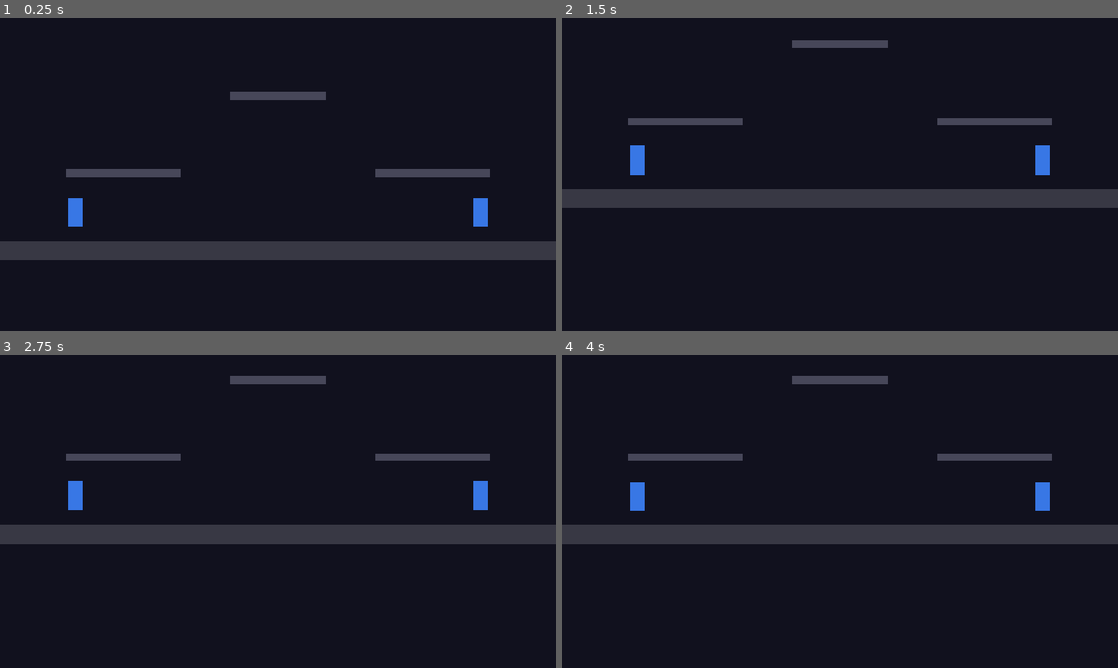
Above: before the commit, frames 1-4 (two rows, left to right).
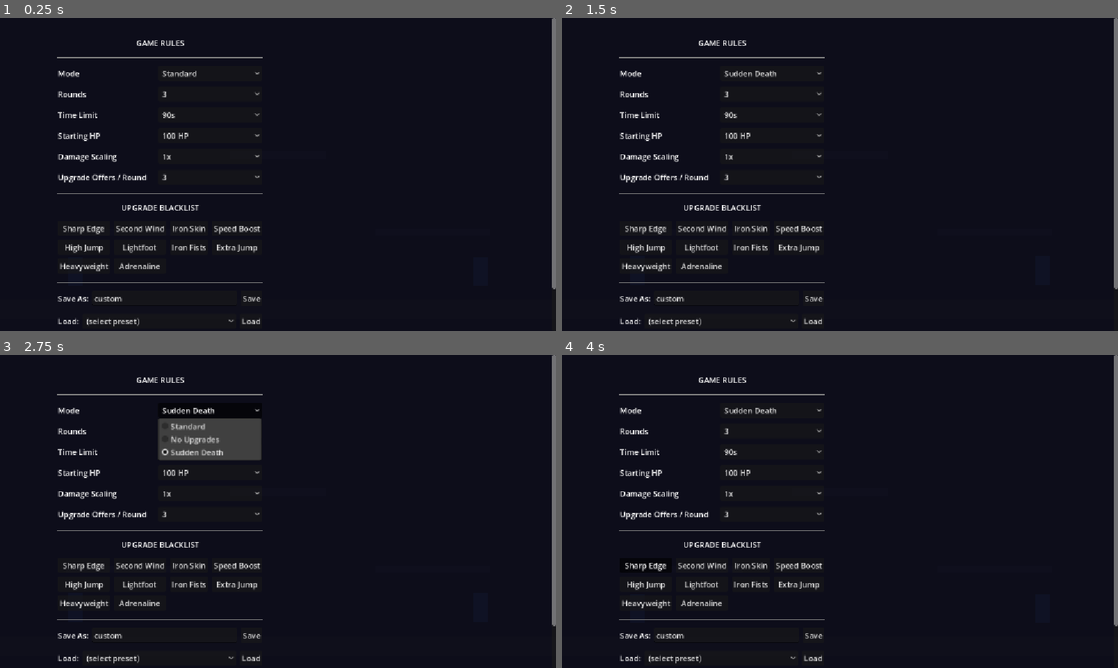
Above: after the commit, the same moments.

Repository: SamGrayCodes/RogueFighter
Game: Godot game, scene res://scenes/game/GameWorld.tscn
Same seed, same stepped clock (60 frames per second), same inputs: the game is played once before the commit and once after it.
Inputs (mouse positions are in pixels of both pictures, inside the frame that each line leads up to):
- Up to frame 1 (0.25 s): no input
- Up to frame 2 (1.5 s): click (773, 74) at 0.5 s, where only the run after the commit has a clickable "Standard"; click (773, 115) at 1.25 s, where only the run after the commit has a clickable "90s"
- Up to frame 3 (2.75 s): click (211, 411) at 2 s, where only the run after the commit has a clickable "Sudden Death"
- Up to frame 4 (4 s): click (773, 492) at 2.75 s, where only the run after the commit has a clickable "1x"; click (645, 564) at 3.5 s, where only the run after the commit has a clickable "Sharp Edge"

The runs differ from the first frame. In frame 1, 11% of the frame differs, in the area x 0-100%, y 0-99%; in frame 2, 11%; in frame 3, 14%; in frame 4, 11%.

Commit message:
Add rule customization and dynamic game modes
Introduce a RulesEditor interface for modifying game rules such as mode, round count, and damage scaling. Implement new game modes, NoUpgradesMode and SuddenDeathMode, providing diverse gameplay scenarios. Enhance logic to apply configurable rules, affecting combat resolution and round mechanics.

Diff:
--- a/autoloads/GameState.gd
+++ b/autoloads/GameState.gd
@@ -24,11 +24,24 @@
 var phase: MatchPhase = MatchPhase.LOBBY
 var players: Array[PlayerData] = []
 var current_round: int = 0
+var active_rules: GameRules
+var active_mode: GameMode
 var combat_resolver: CombatResolver
 
 func _ready() -> void:
+	active_rules = GameRules.new()
+	active_mode = StandardMode.new()
 	combat_resolver = CombatResolver.new()
 	add_child(combat_resolver)
+
+func get_mode_for_id(id: StringName) -> GameMode:
+	match id:
+		&"no_upgrades":
+			return NoUpgradesMode.new()
+		&"sudden_death":
+			return SuddenDeathMode.new()
+		_:
+			return StandardMode.new()
 
 func set_phase(new_phase: MatchPhase) -> void:
 	phase = new_phase
--- a/scenes/game/GameWorld.tscn
+++ b/scenes/game/GameWorld.tscn
@@ -1,9 +1,10 @@
-[gd_scene load_steps=5 format=3]
+[gd_scene load_steps=6 format=3]
 
 [ext_resource type="Script" path="res://scripts/game/GameWorld.gd" id="1"]
 [ext_resource type="PackedScene" path="res://scenes/stages/Stage01.tscn" id="2"]
 [ext_resource type="PackedScene" path="res://scenes/characters/Sam.tscn" id="3"]
 [ext_resource type="PackedScene" path="res://scenes/ui/UpgradeScreen.tscn" id="4"]
+[ext_resource type="PackedScene" path="res://scenes/ui/RulesEditor.tscn" id="5"]
 
 [node name="GameWorld" type="Node2D"]
 script = ExtResource("1")
@@ -17,6 +18,8 @@
 
 [node name="UpgradeScreen" parent="." instance=ExtResource("4")]
 
+[node name="RulesEditor" parent="." instance=ExtResource("5")]
+
 [node name="Sam_P1" parent="." instance=ExtResource("3")]
 position = Vector2(-420.0, 220.0)
 player_index = 0
--- /dev/null
+++ b/scenes/ui/RulesEditor.tscn
@@ -0,0 +1,8 @@
+[gd_scene load_steps=2 format=3]
+
+[ext_resource type="Script" path="res://scripts/ui/RulesEditor.gd" id="1"]
+
+[node name="RulesEditor" type="CanvasLayer"]
+layer = 10
+visible = false
+script = ExtResource("1")
--- a/scripts/combat/CombatResolver.gd
+++ b/scripts/combat/CombatResolver.gd
@@ -9,7 +9,7 @@
 		return
 
 	var rage_bonus: float = 1.0 + (1.0 - (target.current_hp / target.stats.max_hp)) * RAGE_SCALE
-	var scaled_damage: float = attack_data.damage * attacker.stats.attack_power
+	var scaled_damage: float = attack_data.damage * attacker.stats.attack_power * GameState.active_rules.damage_scaling
 	target.current_hp -= scaled_damage
 	target.current_hp = maxf(target.current_hp, 0.0)
 
--- a/scripts/game/GameWorld.gd
+++ b/scripts/game/GameWorld.gd
@@ -1,34 +1,29 @@
 class_name GameWorld
 extends Node2D
-
-@export var round_count: int = 3
 
 var _active_characters: Array[CharacterBase] = []
 var _all_characters: Array[CharacterBase] = []
 var _current_stage: StageBase
 var _round_timer: float = 0.0
-var _round_time_limit: float = 90.0
 var _is_round_active: bool = false
 var _active_mode: GameMode
 
 @onready var _camera: Camera2D = $Camera2D
 @onready var _hud: CanvasLayer = $HUD
 @onready var _upgrade_screen: UpgradeScreen = $UpgradeScreen
+@onready var _rules_editor: RulesEditor = $RulesEditor
 
 func _ready() -> void:
 	_current_stage = _find_stage()
 	_collect_characters()
-	_active_mode = StandardMode.new()
-	GameState.phase_changed.connect(_on_phase_changed)
-	GameState.set_phase(GameState.MatchPhase.ROUND_ACTIVE)
-	_reset_characters()
-	_start_round()
+	_rules_editor.rules_applied.connect(_on_rules_applied, CONNECT_ONE_SHOT)
+	_rules_editor.show()
 
 func _physics_process(delta: float) -> void:
 	if not _is_round_active:
 		return
 	_round_timer -= delta
-	if _round_timer <= 0.0 and _round_time_limit > 0.0:
+	if _round_timer <= 0.0 and GameState.active_rules.round_time_limit > 0.0:
 		_end_round()
 		return
 	_update_camera()
@@ -53,7 +48,7 @@
 	_active_characters.clear()
 	for i: int in _all_characters.size():
 		var character: CharacterBase = _all_characters[i]
-		character.current_hp = character.stats.max_hp
+		character.current_hp = _active_mode.get_starting_hp(GameState.active_rules.starting_hp)
 		character.velocity = Vector2.ZERO
 		character.jumps_remaining = character.stats.max_jumps
 		character.state_machine.transition_to(&"Idle")
@@ -64,7 +59,7 @@
 
 func _start_round() -> void:
 	GameState.current_round += 1
-	_round_timer = _round_time_limit
+	_round_timer = GameState.active_rules.round_time_limit
 	_is_round_active = true
 	_active_mode.on_round_start()
 	GameState.round_started.emit(GameState.current_round)
@@ -76,7 +71,7 @@
 		GameState.record_round_win(winner)
 	_active_mode.on_round_end()
 	GameState.round_ended.emit(winner)
-	var rounds_to_win: int = ceili(round_count / 2.0) + 1
+	var rounds_to_win: int = ceili(GameState.active_rules.round_count / 2.0) + 1
 	var match_winner: int = _active_mode.get_match_winner(rounds_to_win)
 	if match_winner >= 0:
 		_finish_match(match_winner)
@@ -89,6 +84,13 @@
 func _finish_match(winner_index: int) -> void:
 	GameState.set_phase(GameState.MatchPhase.RESULTS)
 	GameState.match_ended.emit(winner_index)
+
+func _on_rules_applied() -> void:
+	_active_mode = GameState.active_mode
+	GameState.phase_changed.connect(_on_phase_changed)
+	GameState.set_phase(GameState.MatchPhase.ROUND_ACTIVE)
+	_reset_characters()
+	_start_round()
 
 func _on_phase_changed(new_phase: GameState.MatchPhase) -> void:
 	if new_phase == GameState.MatchPhase.UPGRADE_PHASE:
--- a/scripts/modes/GameMode.gd
+++ b/scripts/modes/GameMode.gd
@@ -22,5 +22,8 @@
 func get_match_winner(_rounds_to_win: int) -> int:
 	return -1
 
+func get_starting_hp(base_hp: float) -> float:
+	return base_hp
+
 func should_offer_upgrades() -> bool:
 	return true
--- /dev/null
+++ b/scripts/modes/concrete/NoUpgradesMode.gd
@@ -0,0 +1,9 @@
+class_name NoUpgradesMode
+extends StandardMode
+
+func _init() -> void:
+	mode_id = &"no_upgrades"
+	display_name = "No Upgrades"
+
+func should_offer_upgrades() -> bool:
+	return false
--- /dev/null
+++ b/scripts/modes/concrete/SuddenDeathMode.gd
@@ -0,0 +1,12 @@
+class_name SuddenDeathMode
+extends StandardMode
+
+func _init() -> void:
+	mode_id = &"sudden_death"
+	display_name = "Sudden Death"
+
+func get_starting_hp(_base_hp: float) -> float:
+	return 1.0
+
+func should_offer_upgrades() -> bool:
+	return false
--- /dev/null
+++ b/scripts/ui/RulesEditor.gd
@@ -0,0 +1,259 @@
+class_name RulesEditor
+extends CanvasLayer
+
+signal rules_applied
+
+var _rules: GameRules
+var _slot_name_input: LineEdit
+var _load_option: OptionButton
+
+func _ready() -> void:
+	_rules = GameState.active_rules.duplicate() as GameRules
+	_build_ui()
+
+func _build_ui() -> void:
+	for child: Node in get_children():
+		child.queue_free()
+
+	var bg: ColorRect = ColorRect.new()
+	bg.color = Color(0.05, 0.05, 0.1, 0.95)
+	bg.set_anchors_and_offsets_preset(Control.PRESET_FULL_RECT)
+	add_child(bg)
+
+	var scroll: ScrollContainer = ScrollContainer.new()
+	scroll.set_anchors_and_offsets_preset(Control.PRESET_FULL_RECT)
+	add_child(scroll)
+
+	var outer: MarginContainer = MarginContainer.new()
+	outer.add_theme_constant_override("margin_top", 40)
+	outer.add_theme_constant_override("margin_left", 120)
+	outer.add_theme_constant_override("margin_right", 120)
+	outer.add_theme_constant_override("margin_bottom", 40)
+	scroll.add_child(outer)
+
+	var vbox: VBoxContainer = VBoxContainer.new()
+	vbox.add_theme_constant_override("separation", 16)
+	outer.add_child(vbox)
+
+	var title: Label = Label.new()
+	title.text = "GAME RULES"
+	title.horizontal_alignment = HORIZONTAL_ALIGNMENT_CENTER
+	vbox.add_child(title)
+
+	vbox.add_child(HSeparator.new())
+
+	var grid: GridContainer = GridContainer.new()
+	grid.columns = 2
+	grid.add_theme_constant_override("h_separation", 24)
+	grid.add_theme_constant_override("v_separation", 12)
+	vbox.add_child(grid)
+
+	_add_grid_row(grid, "Mode", _build_mode_option())
+	_add_grid_row(grid, "Rounds", _build_rounds_option())
+	_add_grid_row(grid, "Time Limit", _build_time_option())
+	_add_grid_row(grid, "Starting HP", _build_hp_option())
+	_add_grid_row(grid, "Damage Scaling", _build_damage_option())
+	_add_grid_row(grid, "Upgrade Offers / Round", _build_offers_option())
+
+	vbox.add_child(HSeparator.new())
+
+	var bl_label: Label = Label.new()
+	bl_label.text = "UPGRADE BLACKLIST"
+	bl_label.horizontal_alignment = HORIZONTAL_ALIGNMENT_CENTER
+	vbox.add_child(bl_label)
+
+	var bl_grid: GridContainer = GridContainer.new()
+	bl_grid.columns = 4
+	bl_grid.add_theme_constant_override("h_separation", 8)
+	bl_grid.add_theme_constant_override("v_separation", 8)
+	vbox.add_child(bl_grid)
+
+	for upgrade: UpgradeData in UpgradeRegistry.all_upgrades:
+		var btn: Button = Button.new()
+		btn.text = upgrade.display_name
+		btn.toggle_mode = true
+		btn.button_pressed = _rules.blacklisted_upgrades.has(upgrade.id)
+		btn.size_flags_horizontal = Control.SIZE_EXPAND_FILL
+		btn.toggled.connect(_on_blacklist_toggled.bind(upgrade.id))
+		bl_grid.add_child(btn)
+
+	vbox.add_child(HSeparator.new())
+
+	var save_row: HBoxContainer = HBoxContainer.new()
+	save_row.add_theme_constant_override("separation", 8)
+	vbox.add_child(save_row)
+
+	var save_lbl: Label = Label.new()
+	save_lbl.text = "Save As:"
+	save_row.add_child(save_lbl)
+
+	_slot_name_input = LineEdit.new()
+	_slot_name_input.text = "custom"
+	_slot_name_input.placeholder_text = "preset name"
+	_slot_name_input.size_flags_horizontal = Control.SIZE_EXPAND_FILL
+	save_row.add_child(_slot_name_input)
+
+	var save_btn: Button = Button.new()
+	save_btn.text = "Save"
+	save_btn.pressed.connect(_on_save_pressed)
+	save_row.add_child(save_btn)
+
+	var load_row: HBoxContainer = HBoxContainer.new()
+	load_row.add_theme_constant_override("separation", 8)
+	vbox.add_child(load_row)
+
+	var load_lbl: Label = Label.new()
+	load_lbl.text = "Load:"
+	load_row.add_child(load_lbl)
+
+	_load_option = OptionButton.new()
+	_load_option.size_flags_horizontal = Control.SIZE_EXPAND_FILL
+	_refresh_load_options()
+	load_row.add_child(_load_option)
+
+	var load_btn: Button = Button.new()
+	load_btn.text = "Load"
+	load_btn.pressed.connect(_on_load_pressed)
+	load_row.add_child(load_btn)
+
+	vbox.add_child(HSeparator.new())
+
+	var start_btn: Button = Button.new()
+	start_btn.text = "START MATCH"
+	start_btn.size_flags_horizontal = Control.SIZE_EXPAND_FILL
+	start_btn.pressed.connect(_on_start_pressed)
+	vbox.add_child(start_btn)
+
+
+func _add_grid_row(grid: GridContainer, label_text: String, control: Control) -> void:
+	var lbl: Label = Label.new()
+	lbl.text = label_text
+	lbl.vertical_alignment = VERTICAL_ALIGNMENT_CENTER
+	grid.add_child(lbl)
+	control.size_flags_horizontal = Control.SIZE_EXPAND_FILL
+	grid.add_child(control)
+
+
+func _build_mode_option() -> OptionButton:
+	var opt: OptionButton = OptionButton.new()
+	var ids: Array[StringName] = [&"standard", &"no_upgrades", &"sudden_death"]
+	var labels: Array[String] = ["Standard", "No Upgrades", "Sudden Death"]
+	for lbl: String in labels:
+		opt.add_item(lbl)
+	for i: int in ids.size():
+		if ids[i] == _rules.game_mode_id:
+			opt.selected = i
+			break
+	opt.item_selected.connect(func(index: int) -> void: _rules.game_mode_id = ids[index])
+	return opt
+
+
+func _build_rounds_option() -> OptionButton:
+	var opt: OptionButton = OptionButton.new()
+	var vals: Array[int] = [1, 3, 5]
+	for v: int in vals:
+		opt.add_item("%d" % v)
+	for i: int in vals.size():
+		if vals[i] == _rules.round_count:
+			opt.selected = i
+			break
+	opt.item_selected.connect(func(index: int) -> void: _rules.round_count = vals[index])
+	return opt
+
+
+func _build_time_option() -> OptionButton:
+	var opt: OptionButton = OptionButton.new()
+	var vals: Array[float] = [30.0, 60.0, 90.0, -1.0]
+	var labels: Array[String] = ["30s", "60s", "90s", "No Limit"]
+	for lbl: String in labels:
+		opt.add_item(lbl)
+	for i: int in vals.size():
+		if is_equal_approx(vals[i], _rules.round_time_limit):
+			opt.selected = i
+			break
+	opt.item_selected.connect(func(index: int) -> void: _rules.round_time_limit = vals[index])
+	return opt
+
+
+func _build_hp_option() -> OptionButton:
+	var opt: OptionButton = OptionButton.new()
+	var vals: Array[float] = [50.0, 100.0, 150.0, 200.0]
+	for v: float in vals:
+		opt.add_item("%d HP" % int(v))
+	for i: int in vals.size():
+		if is_equal_approx(vals[i], _rules.starting_hp):
+			opt.selected = i
+			break
+	opt.item_selected.connect(func(index: int) -> void: _rules.starting_hp = vals[index])
+	return opt
+
+
+func _build_damage_option() -> OptionButton:
+	var opt: OptionButton = OptionButton.new()
+	var vals: Array[float] = [0.5, 1.0, 1.5, 2.0]
+	var labels: Array[String] = ["0.5x", "1x", "1.5x", "2x"]
+	for lbl: String in labels:
+		opt.add_item(lbl)
+	for i: int in vals.size():
+		if is_equal_approx(vals[i], _rules.damage_scaling):
+			opt.selected = i
+			break
+	opt.item_selected.connect(func(index: int) -> void: _rules.damage_scaling = vals[index])
+	return opt
+
+
+func _build_offers_option() -> OptionButton:
+	var opt: OptionButton = OptionButton.new()
+	var vals: Array[int] = [1, 2, 3, 4]
+	for v: int in vals:
+		opt.add_item("%d" % v)
+	for i: int in vals.size():
+		if vals[i] == _rules.upgrade_offers_per_round:
+			opt.selected = i
+			break
+	opt.item_selected.connect(func(index: int) -> void: _rules.upgrade_offers_per_round = vals[index])
+	return opt
+
+
+func _refresh_load_options() -> void:
+	if _load_option == null:
+		return
+	_load_option.clear()
+	_load_option.add_item("(select preset)")
+	for slot: String in RulesSerializer.list_saved():
+		_load_option.add_item(slot)
+
+
+func _on_blacklist_toggled(pressed: bool, id: StringName) -> void:
+	if pressed:
+		if not _rules.blacklisted_upgrades.has(id):
+			_rules.blacklisted_upgrades.append(id)
+	else:
+		_rules.blacklisted_upgrades.erase(id)
+
+
+func _on_save_pressed() -> void:
+	var slot: String = _slot_name_input.text.strip_edges()
+	if slot.is_empty():
+		return
+	RulesSerializer.save(_rules, slot)
+	_refresh_load_options()
+
+
+func _on_load_pressed() -> void:
+	var index: int = _load_option.selected
+	if index <= 0:
+		return
+	var slot: String = _load_option.get_item_text(index)
+	var loaded: GameRules = RulesSerializer.load_slot(slot)
+	if loaded == null:
+		return
+	_rules = loaded
+	_build_ui()
+
+
+func _on_start_pressed() -> void:
+	GameState.active_rules = _rules
+	GameState.active_mode = GameState.get_mode_for_id(_rules.game_mode_id)
+	rules_applied.emit()
+	hide()
--- a/scripts/ui/UpgradeScreen.gd
+++ b/scripts/ui/UpgradeScreen.gd
@@ -2,8 +2,6 @@
 extends CanvasLayer
 
 signal selections_complete
-
-const OFFERS_PER_PLAYER: int = 3
 
 var _characters: Array[CharacterBase] = []
 var _selections_remaining: int = 0
@@ -57,7 +55,10 @@
 		var applied_ids: Array[StringName] = []
 		for ud: UpgradeData in _characters[i].upgrade_manager.applied_upgrades:
 			applied_ids.append(ud.id)
-		var offers: Array[UpgradeData] = UpgradeRegistry.get_random_offers(OFFERS_PER_PLAYER, applied_ids)
+		var combined_exclude: Array[StringName] = applied_ids + GameState.active_rules.blacklisted_upgrades
+		var offers: Array[UpgradeData] = UpgradeRegistry.get_random_offers(
+			GameState.active_rules.upgrade_offers_per_round, combined_exclude
+		)
 		row.add_child(_build_player_panel(i, _characters[i], offers))
 
 func _build_player_panel(slot: int, character: CharacterBase, offers: Array[UpgradeData]) -> PanelContainer:
Not shown, added: scripts/modes/concrete/NoUpgradesMode.gd.uid
Not shown, added: scripts/modes/concrete/SuddenDeathMode.gd.uid
Not shown, added: scripts/ui/RulesEditor.gd.uid
